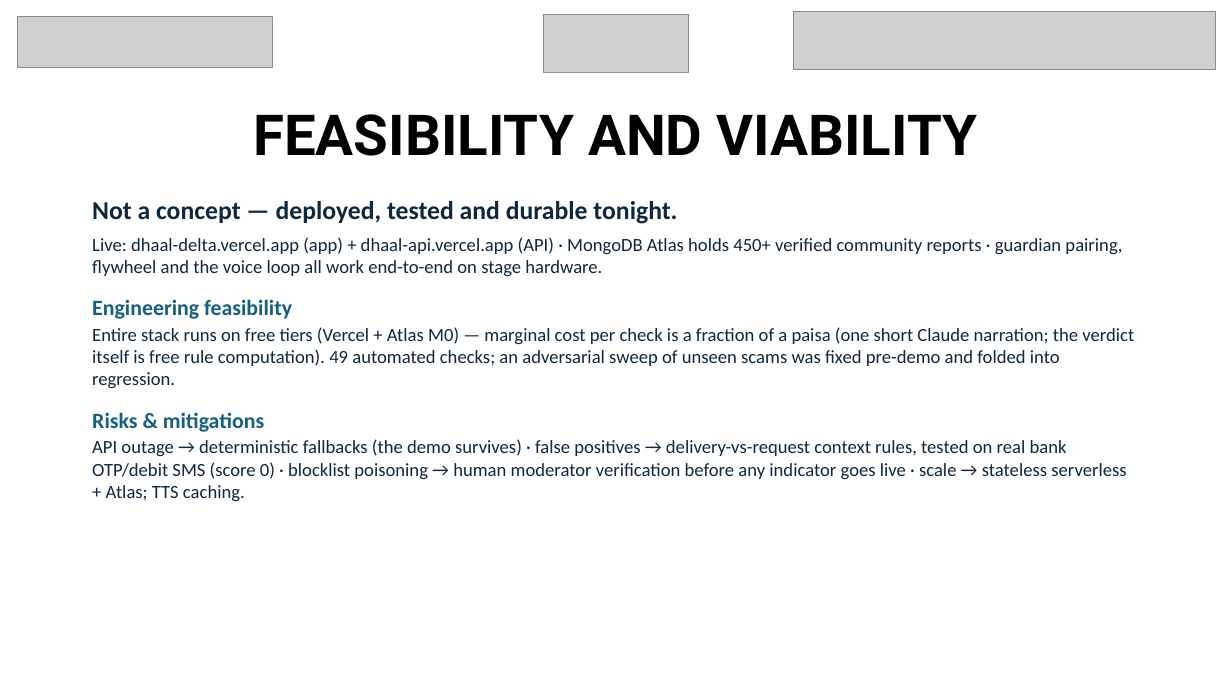
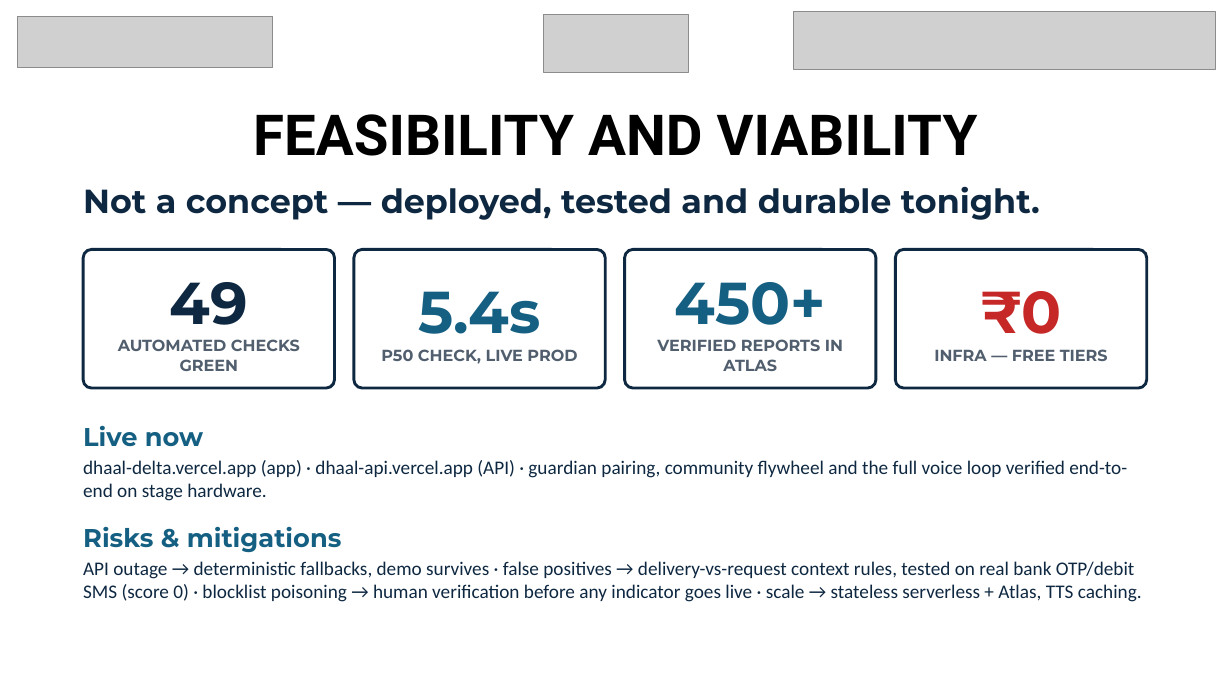
Before and after one commit to SaudSatopay/Dhaal, a slide deck: slide 5 of pitch/Dhaal-HackX-submission.pptx. Drawn at 1232x693 pixels with LibreOffice and Linux fonts; fonts in the diff are those of the drawing; grey boxes stand for pictures. Boxes give left, top, right and bottom in pixels: in the first picture for what was removed or moved away, otherwise in the second. Text is boxed around its words. In the diff, an @@ line names an element or a change of style, - is before the commit and + after.

```diff
--- a/pitch/Dhaal-HackX-submission.pptx
+++ b/pitch/Dhaal-HackX-submission.pptx
@@ text added at (83,186,1040,220), 26 pt, text #0E2841, bold @@
+Not a concept — deployed, tested and durable tonight.
@@ rounded rectangle added at (83,250,335,388), fill #FFFFFF, outline #0E2841 2.25 pt, 12.5 pt, text #515E6E, bold @@
+49
+AUTOMATED CHECKS GREEN
@@ rounded rectangle added at (354,250,605,388), fill #FFFFFF, outline #0E2841 2.25 pt, 12.5 pt, text #515E6E, bold @@
+5.4s
+P50 CHECK, LIVE PROD
@@ rounded rectangle added at (625,250,876,388), fill #FFFFFF, outline #0E2841 2.25 pt, 12.5 pt, text #515E6E, bold @@
+450+
+VERIFIED REPORTS IN ATLAS
@@ rounded rectangle added at (896,250,1147,388), fill #FFFFFF, outline #0E2841 2.25 pt, 12.5 pt, text #515E6E, bold @@
+₹0
+INFRA — FREE TIERS
@@ text at (83,425,1127,501): text changed; size 14.5 to 15 pt @@
-Not a concept — deployed, tested and durable tonight.
-Live: dhaal-delta.vercel.app (app) + dhaal-api.vercel.app (API) · MongoDB Atlas holds 450+ verified community reports · guardian pairing, flywheel and the voice loop all work end-to-end on stage hardware.
-Engineering feasibility
-Entire stack runs on free tiers (Vercel + Atlas M0) — marginal cost per check is a fraction of a paisa (one short Claude narration; the verdict itself is free rule computation). 49 automated checks; an adversarial sweep of unseen scams was fixed pre-demo and folded into regression.
+Live now
+dhaal-delta.vercel.app (app) · dhaal-api.vercel.app (API) · guardian pairing, community flywheel and the full voice loop verified end-to-end on stage hardware.
@@ text "Live now": place and size @@
-text "Live now" at (92,201,1134,502)
+text "Live now" at (83,425,1142,602)
@@ text at (83,526,342,553): size 17 to 20 pt, font Calibri to Montserrat in "Risks & mitigations"; more space between paragraphs @@
@@ text at (83,561,1142,602): text changed; size 14.5 to 15 pt @@
-API outage → deterministic fallbacks (the demo survives) · false positives → delivery-vs-request context rules, tested on real bank OTP/debit SMS (score 0) · blocklist poisoning → human moderator verification before any indicator goes live · scale → stateless serverless + Atlas; TTS caching.
+API outage → deterministic fallbacks, demo survives · false positives → delivery-vs-request context rules, tested on real bank OTP/debit SMS (score 0) · blocklist poisoning → human verification before any indicator goes live · scale → stateless serverless + Atlas, TTS caching.
```
Also in this commit, not shown: 7 other slides changed, 1 other file.
